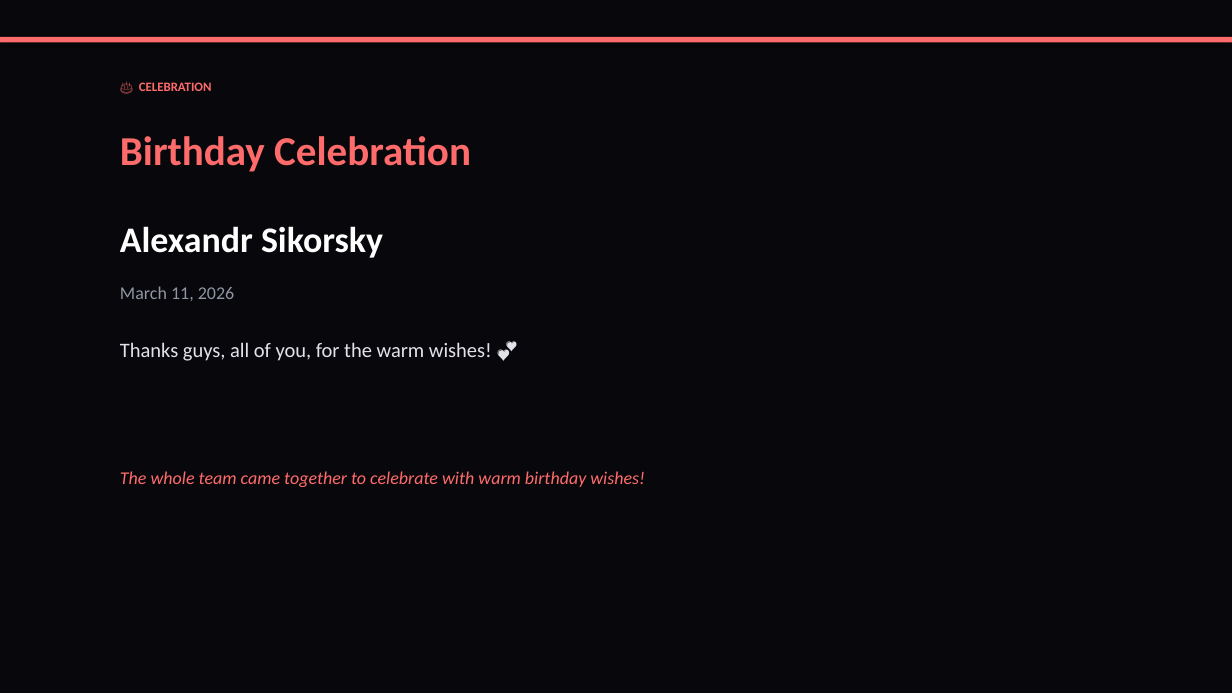
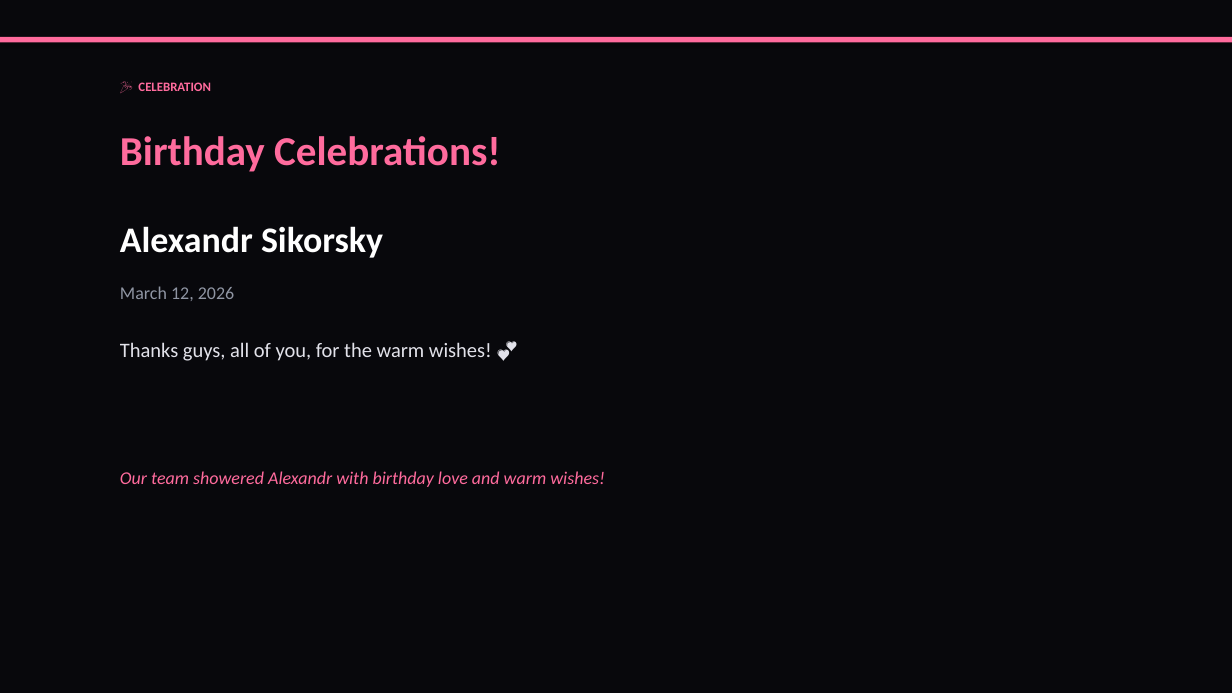
Before and after one commit to liliyagarifullina-maker/appodeal-pulse, a slide deck: slide 2 of data/archive/pulse_2026-03-12.pptx. Drawn at 1232x693 pixels with LibreOffice and Linux fonts; fonts in the diff are those of the drawing. Boxes give left, top, right and bottom in pixels: in the first picture for what was removed or moved away, otherwise in the second. Text is boxed around its words. In the diff, an @@ line names an element or a change of style, - is before the commit and + after.

```diff
--- a/data/archive/pulse_2026-03-12.pptx
+++ b/data/archive/pulse_2026-03-12.pptx
@@ rectangle at [0,37,1232,43]: fill #FF6B6B to #FF6B9D @@
@@ text at [138,82,211,91]: text changed; text colour #FF6B6B to #FF6B9D @@
-🎂 CELEBRATION
+🎉 CELEBRATION
@@ text at [120,136,501,172]: text changed; text colour #FF6B6B to #FF6B9D @@
-Birthday Celebration
+Birthday Celebrations!
@@ text at [120,286,234,301]: text changed @@
-March 11, 2026
+March 12, 2026
@@ text at [120,471,605,487]: text changed; text colour #FF6B6B to #FF6B9D @@
-The whole team came together to celebrate with warm birthday wishes!
+Our team showered Alexandr with birthday love and warm wishes!
```
Also in this commit, not shown: 13 other slides changed, 2 slides added, 3 slides removed, 2 other files.
